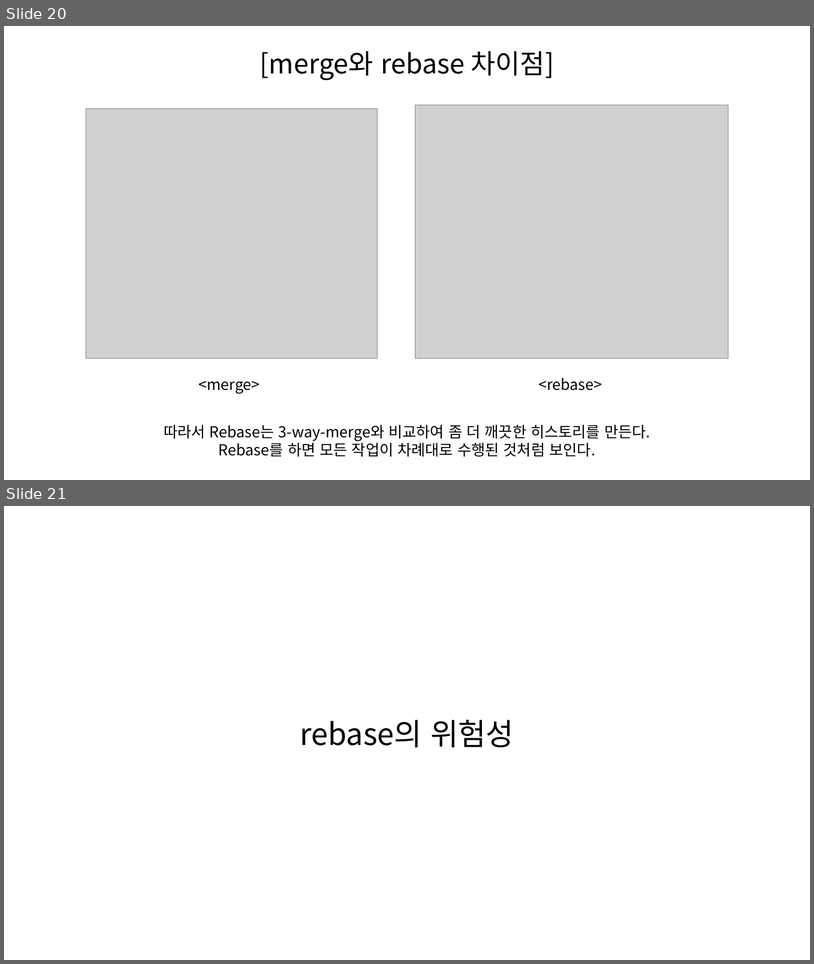
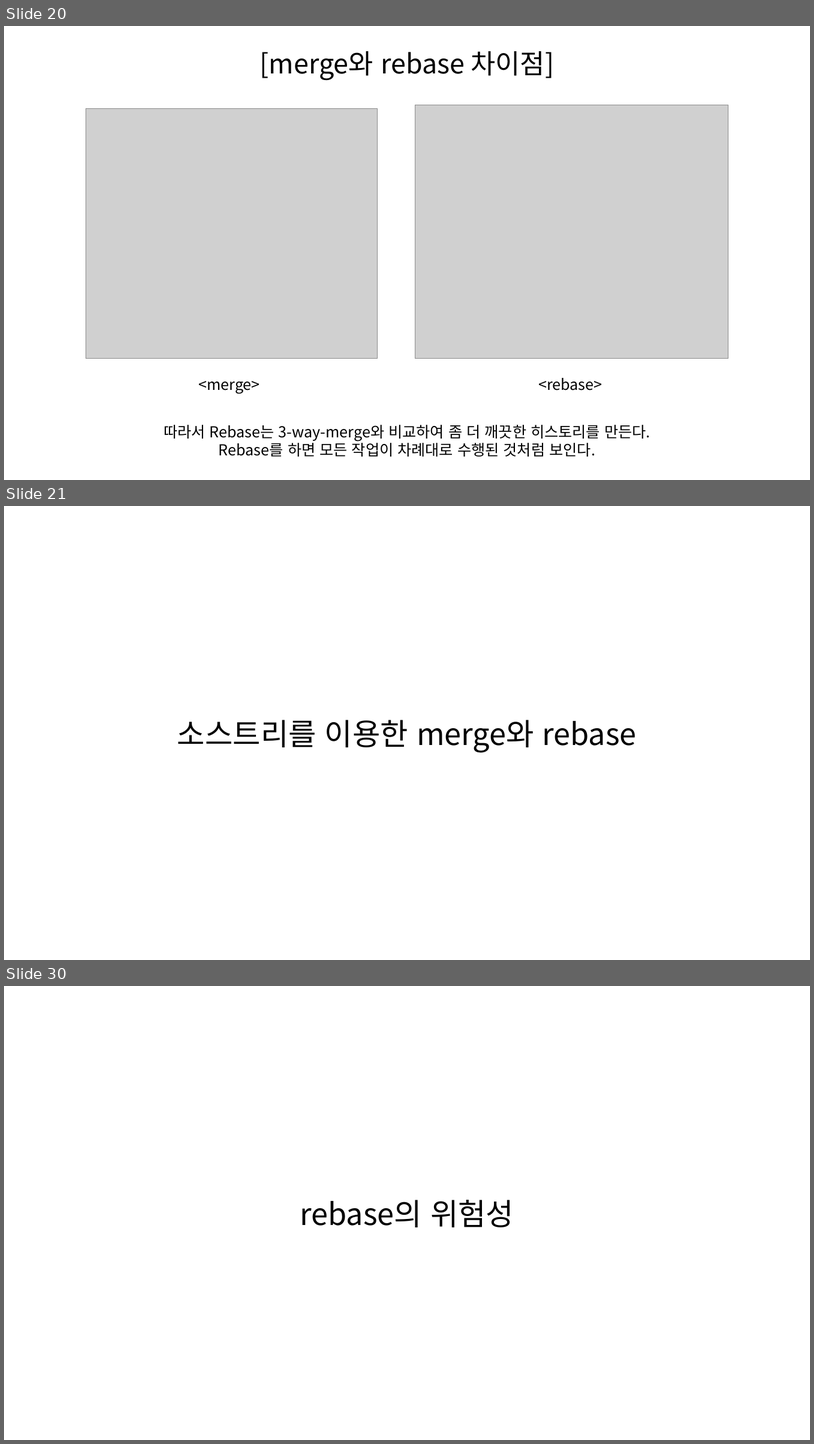
Before and after one commit to SeungHeeNoh/study_well, a slide deck: docs/9. rebase.pptx. Shown one above the other, each under a label of ours: slides 20 and 21 before the commit, slides 20, 21 and 30 after it; the slides between them are not shown. The pictures are 814x964 and 814x1444 pixels, drawn with LibreOffice and Linux fonts; fonts in the diff are those of the drawing; grey boxes stand for pictures. Boxes give left, top, right and bottom in pixels: in the first picture for what was removed or moved away, otherwise in the second. Text is boxed around its words. In the diff, an @@ line names an element or a change of style, - is before the commit and + after.

Commit message:
study 자료 생성 > 9. rebase 자료 보강

```diff
--- a/docs/9. rebase.pptx
+++ b/docs/9. rebase.pptx
@@ slide 21 added at (x1=4, y1=506, x2=810, y2=960), background #FFFFFF @@
@@ text added at (x1=177, y1=720, x2=637, y2=753), 36 pt, text #000000 @@
+소스트리를 이용한 merge와 rebase
@@ what was slide 21 is now slide 30 @@
```
Also in this commit, not shown: 6 slides changed, 29 other slides added.
